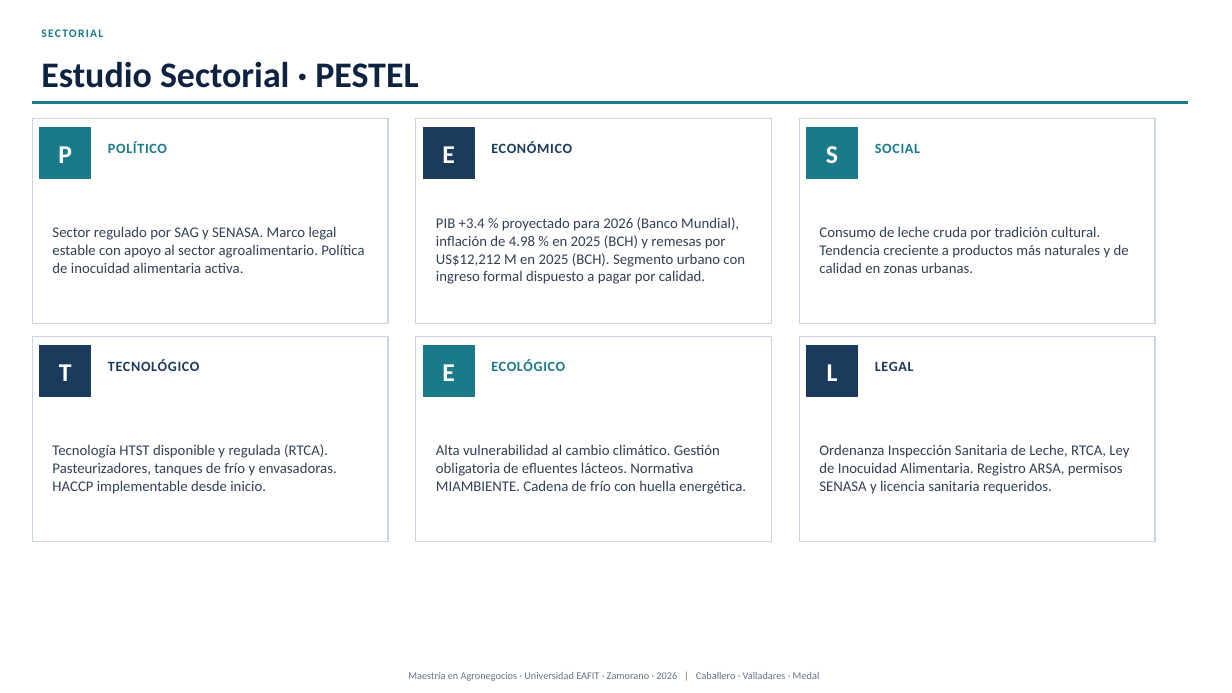
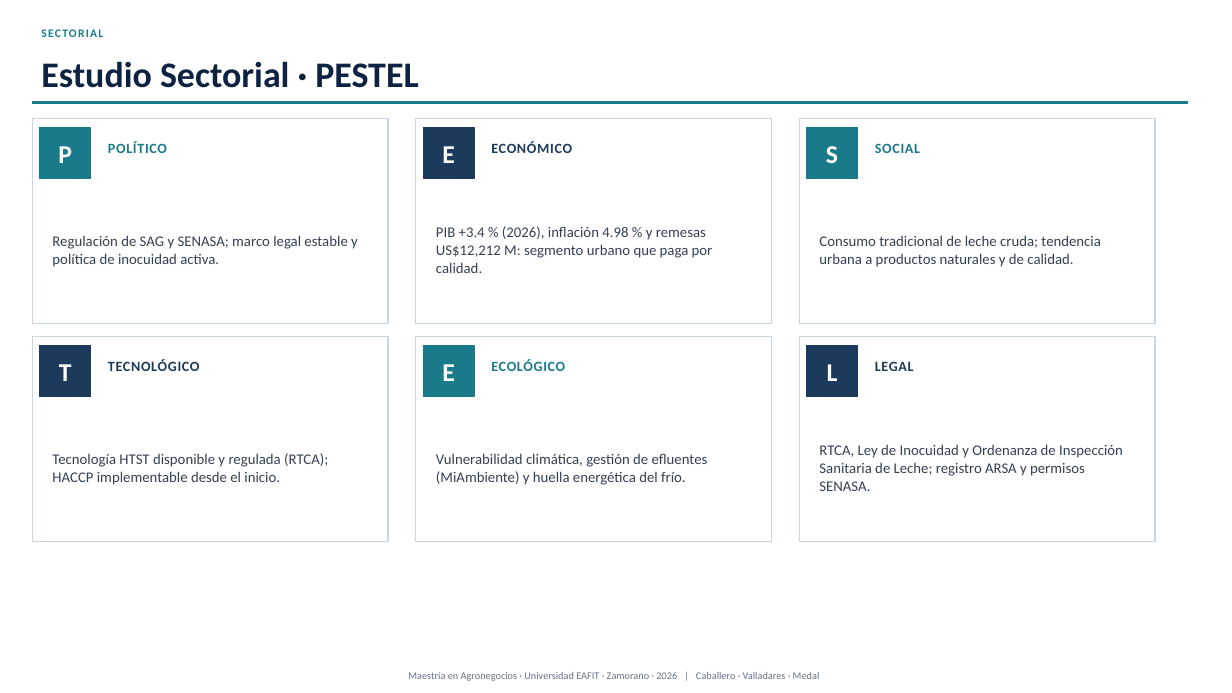
Before and after one commit to modelqdeluxe-ops/ss, a slide deck: slide 11 of Defensa_Tesis_Jaime_Fredy_Horacio_corregida.pptx. Drawn at 1232x693 pixels with LibreOffice and Linux fonts; fonts in the diff are those of the drawing. Boxes give left, top, right and bottom in pixels: in the first picture for what was removed or moved away, otherwise in the second. Text is boxed around its words. In the diff, an @@ line names an element or a change of style, - is before the commit and + after.

```diff
--- a/Defensa_Tesis_Jaime_Fredy_Horacio_corregida.pptx
+++ b/Defensa_Tesis_Jaime_Fredy_Horacio_corregida.pptx
@@ text at (x1=52, y1=235, x2=358, y2=267): text changed @@
-Sector regulado por SAG y SENASA. Marco legal estable con apoyo al sector agroalimentario. Política de inocuidad alimentaria activa.
+Regulación de SAG y SENASA; marco legal estable y política de inocuidad activa.
@@ text at (x1=436, y1=226, x2=713, y2=273): text changed @@
-PIB +3.4 % proyectado para 2026 (Banco Mundial), inflación de 4.98 % en 2025 (BCH) y remesas por US$12,212 M en 2025 (BCH). Segmento urbano con ingreso formal dispuesto a pagar por calidad.
+PIB +3.4 % (2026), inflación 4.98 % y remesas US$12,212 M: segmento urbano que paga por calidad.
@@ text at (x1=819, y1=235, x2=1100, y2=267): text changed @@
-Consumo de leche cruda por tradición cultural. Tendencia creciente a productos más naturales y de calidad en zonas urbanas.
+Consumo tradicional de leche cruda; tendencia urbana a productos naturales y de calidad.
@@ text at (x1=819, y1=444, x2=1123, y2=491): text changed @@
-Ordenanza Inspección Sanitaria de Leche, RTCA, Ley de Inocuidad Alimentaria. Registro ARSA, permisos SENASA y licencia sanitaria requeridos.
+RTCA, Ley de Inocuidad y Ordenanza de Inspección Sanitaria de Leche; registro ARSA y permisos SENASA.
@@ text at (x1=52, y1=453, x2=328, y2=485): text changed @@
-Tecnología HTST disponible y regulada (RTCA). Pasteurizadores, tanques de frío y envasadoras. HACCP implementable desde inicio.
+Tecnología HTST disponible y regulada (RTCA); HACCP implementable desde el inicio.
@@ text at (x1=436, y1=453, x2=708, y2=485): text changed @@
-Alta vulnerabilidad al cambio climático. Gestión obligatoria de efluentes lácteos. Normativa MIAMBIENTE. Cadena de frío con huella energética.
+Vulnerabilidad climática, gestión de efluentes (MiAmbiente) y huella energética del frío.
```
Also in this commit, not shown: 23 other slides changed, 3 other files.
